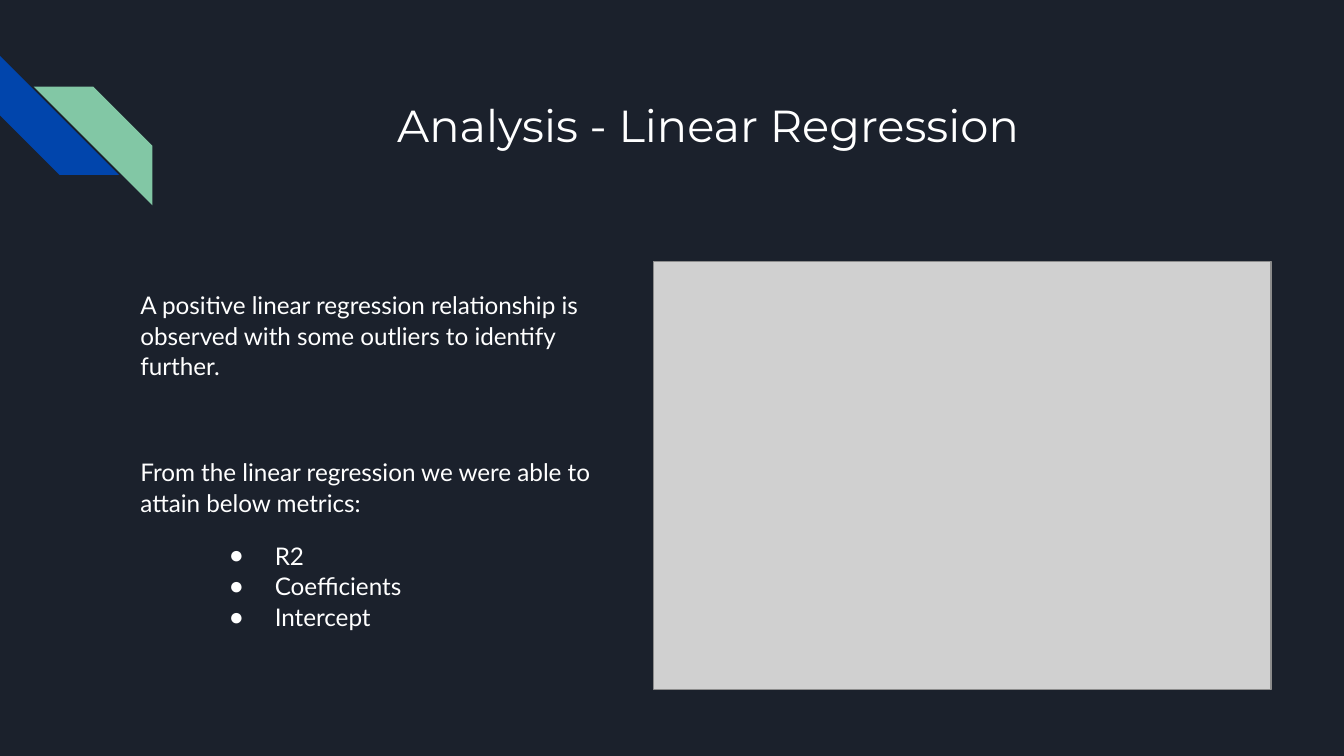
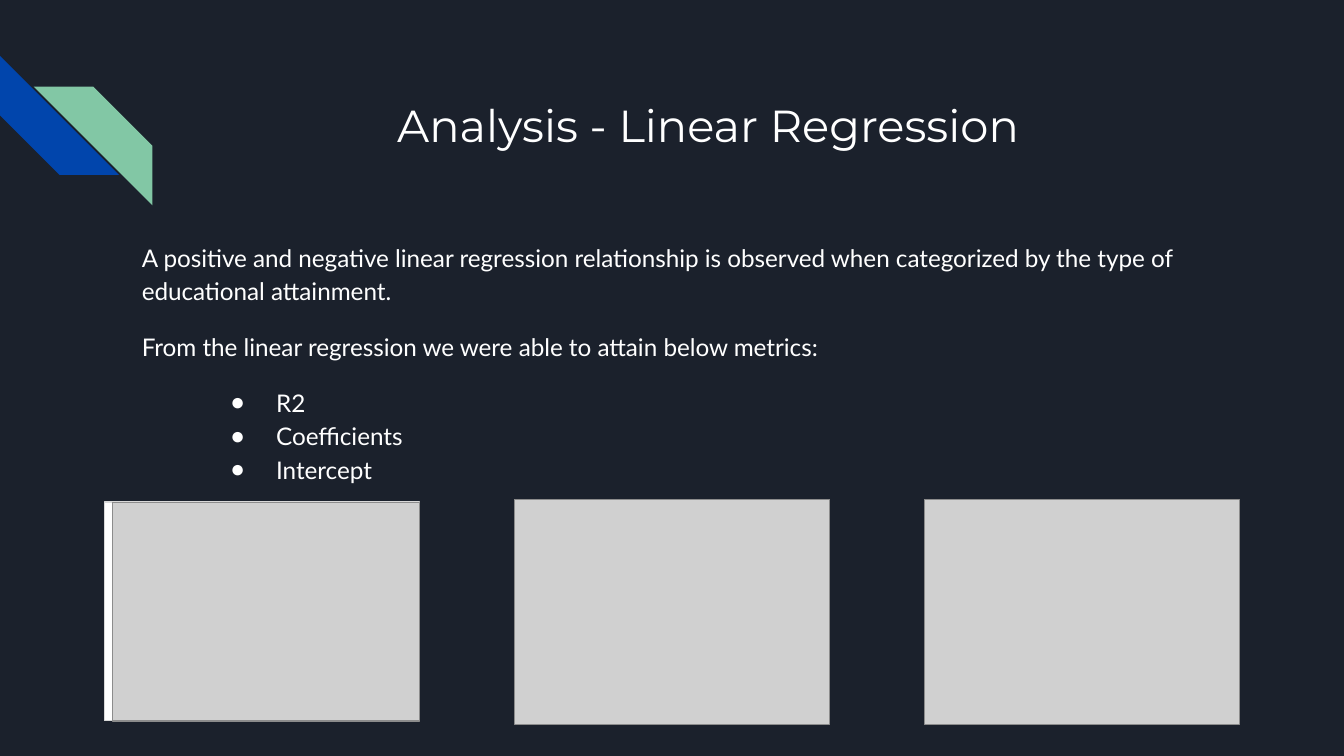
Before and after one commit to VickyCarlson/PCI_Growth, a slide deck: slide 8 of Effect of Educational Attainment on per Capita Growth by State.pptx. Drawn at 1344x756 pixels with LibreOffice and Linux fonts; fonts in the diff are those of the drawing; grey boxes stand for pictures. Boxes give left, top, right and bottom in pixels: in the first picture for what was removed or moved away, otherwise in the second. Text is boxed around its words. In the diff, an @@ line names an element or a change of style, - is before the commit and + after.

```diff
--- a/Effect of Educational Attainment on per Capita Growth by State.pptx
+++ b/Effect of Educational Attainment on per Capita Growth by State.pptx
@@ text "A positive and negative linear ...": place and size @@
-text "A positive and negative linear ..." at (140, 296, 590, 630)
+text "A positive and negative linear ..." at (142, 249, 1173, 483)
@@ text at (142, 249, 1173, 300): text changed @@
-A positive linear regression relationship is observed with some outliers to identify further.
+A positive and negative linear regression relationship is observed when categorized by the type of educational attainment.
@@ picture removed at (653, 262, 1270, 689) @@
@@ text at (142, 338, 818, 483): line spacing 1.05 to 1.15 @@
@@ rectangle added at (105, 503, 421, 722), fill #FFFFFF, outline #D9D9D9 0.75 pt @@
@@ picture added at (113, 503, 421, 722) @@
@@ rectangle added at (515, 503, 831, 722), fill #FFFFFF, outline #D9D9D9 0.75 pt @@
@@ picture added at (515, 499, 831, 724) @@
@@ rectangle added at (925, 503, 1241, 722), fill #FFFFFF, outline #D9D9D9 0.75 pt @@
@@ picture added at (925, 499, 1241, 724) @@
```
Also in this commit, not shown: 9 other slides changed, 2 slides added, 1 slide removed.
